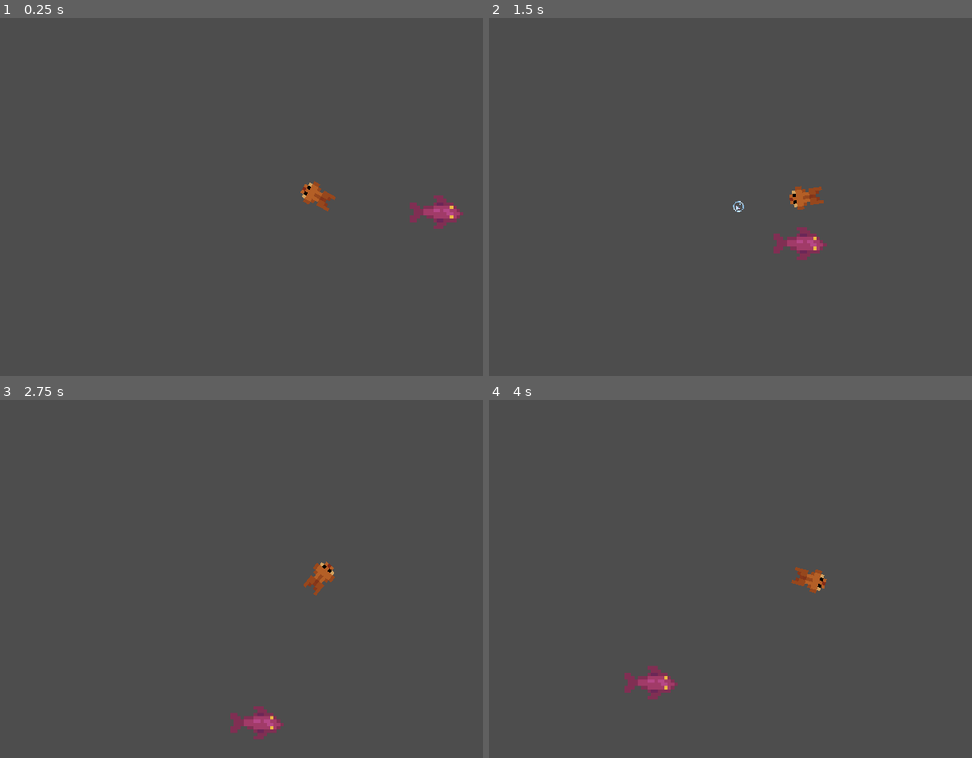
Above: before the commit, frames 1-4 (two rows, left to right).
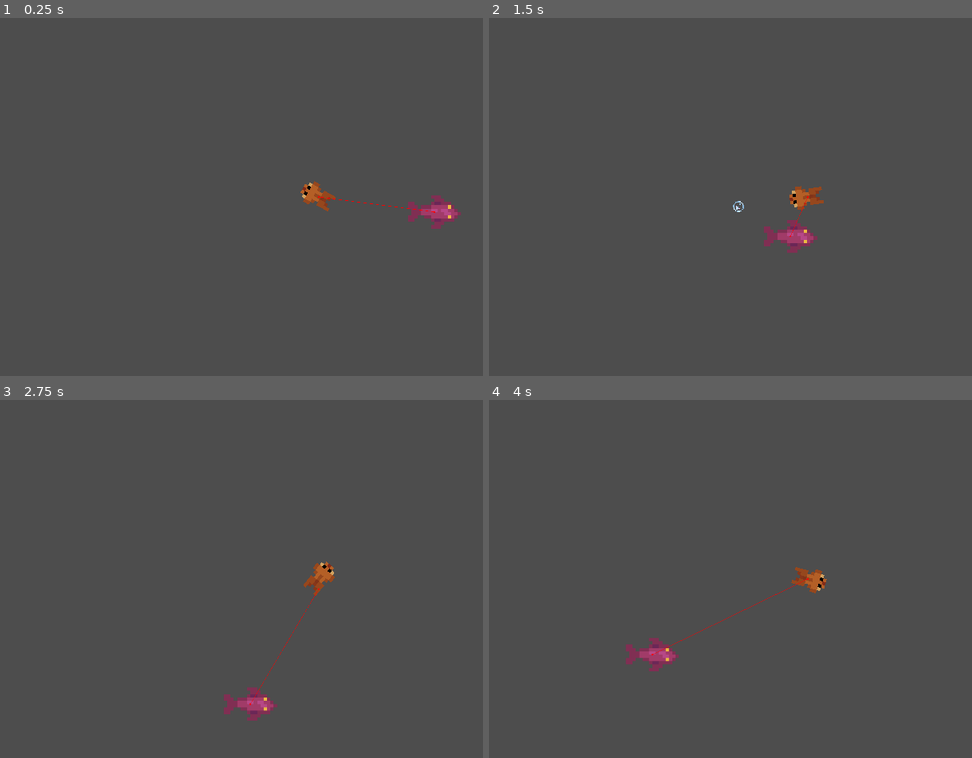
Above: after the commit, the same moments.

Repository: canaryincoalmine/Fish-Society-and-its-Bubbles
Game: Godot game, scene res://Code/Screens/Main.tscn
Two runs of this game, one before a commit and one after it. Both use one fixed random seed, a clock stepped at 60 frames per second and the inputs below.
Inputs (mouse positions are in pixels of both pictures, inside the frame that each line leads up to):
- Up to frame 1 (0.25 s): no input
- Up to frame 2 (1.5 s): move the mouse to (947, 179) at 0.52 s; tap Space (dash) at 0.6 s; move the mouse to (682, 214) at 1.27 s; click (682, 214) at 1.35 s
- Up to frame 3 (2.75 s): move the mouse to (381, 500) at 2.02 s; tap Space (dash) at 2.1 s
- Up to frame 4 (4 s): move the mouse to (773, 650) at 2.77 s; click (773, 650) at 2.85 s; move the mouse to (outside the picture) at 3.52 s; tap Space (dash) at 3.6 s

The runs differ from the first frame. In frame 1, 0.2% of the frame differs, in the area x 65-96%, y 49-59%; in frame 2, 0.7%; in frame 3, 1.0%; in frame 4, 1.1%, in the area x 28-67%, y 49-84%.

Commit message:
Updated enemy pathfinding.

Diff:
--- a/Code/Enemies/Cod/Cod.tscn
+++ b/Code/Enemies/Cod/Cod.tscn
@@ -55,6 +55,3 @@
 
 [node name="NavigationAgent2D" type="NavigationAgent2D" parent="."]
 debug_enabled = true
-
-[node name="Timer" type="Timer" parent="."]
-wait_time = 0.2
--- a/Code/Enemies/Cod/cod.gd
+++ b/Code/Enemies/Cod/cod.gd
@@ -5,18 +5,17 @@
 
 @export var target_to_chase: Node2D
 @onready var navigation_agent := $NavigationAgent2D as NavigationAgent2D
-@onready var timer := $Timer as Timer
 
 func _ready() -> void:
-	timer.start()
+	set_physics_process(false)
+	call_deferred("wait_for_physics")
+
+func wait_for_physics():
+	await get_tree().physics_frame
+	set_physics_process(true)
 
 func _physics_process(delta: float) -> void:
-	if target_to_chase and is_instance_valid(target_to_chase):
-		velocity  = global_position.direction_to(navigation_agent.get_next_path_position()) * SPEED
-		move_and_slide()
-	else:
-		print("Error, invalid target.")
+	navigation_agent.target_position = target_to_chase.global_position
 
-func _on_timer_timeout() -> void:
-	if target_to_chase and is_instance_valid(target_to_chase):
-		navigation_agent.target_position = target_to_chase.global_position
+	velocity = global_position.direction_to(navigation_agent.get_next_path_position()) * SPEED
+	move_and_slide()
--- a/Code/Screens/Level 1.tscn
+++ b/Code/Screens/Level 1.tscn
@@ -31,38 +31,41 @@
 navigation_polygon = SubResource("NavigationPolygon_eeqhf")
 navigation_layers = 3
 
-[node name="MainBackground" type="Sprite2D" parent="NavigationRegion2D"]
+[node name="StaticBody2D" type="StaticBody2D" parent="NavigationRegion2D"]
+scale = Vector2(10, 10)
+
+[node name="MainBackground" type="Sprite2D" parent="NavigationRegion2D/StaticBody2D"]
 show_behind_parent = true
-scale = Vector2(10, 10)
+scale = Vector2(1, 1)
 texture = ExtResource("2_8mxin")
 
-[node name="StaticBody2D" type="StaticBody2D" parent="NavigationRegion2D/MainBackground"]
-
-[node name="CollisionPolygon2D" type="CollisionPolygon2D" parent="NavigationRegion2D/MainBackground/StaticBody2D"]
+[node name="CollisionPolygon2D" type="CollisionPolygon2D" parent="NavigationRegion2D/StaticBody2D"]
 position = Vector2(0, 26.4)
 build_mode = 1
 polygon = PackedVector2Array(-183.4, -94.8, -170.7, -107.1, -117.262, -107.142, 80.7, -107.3, 158.3, -73, 191.7, -39.6, 192.6, 33.1, 162.2, 63, 81.4, 97.5, -175.7, 98, -183.5, 89.9)
 
-[node name="UnderwaterDeckRoom" type="Sprite2D" parent="NavigationRegion2D"]
-show_behind_parent = true
+[node name="StaticBody2D2" type="StaticBody2D" parent="NavigationRegion2D"]
 position = Vector2(191, 65)
 scale = Vector2(10, 10)
+
+[node name="UnderwaterDeckRoom" type="Sprite2D" parent="NavigationRegion2D/StaticBody2D2"]
+show_behind_parent = true
+scale = Vector2(1, 1)
 texture = ExtResource("3_bcxjj")
 
-[node name="StaticBody2D" type="StaticBody2D" parent="NavigationRegion2D/UnderwaterDeckRoom"]
-
-[node name="CollisionPolygon2D" type="CollisionPolygon2D" parent="NavigationRegion2D/UnderwaterDeckRoom/StaticBody2D"]
+[node name="CollisionPolygon2D" type="CollisionPolygon2D" parent="NavigationRegion2D/StaticBody2D2"]
 polygon = PackedVector2Array(-60.6, 38.5, -57.2, 38.5, 51.8, 38.8, 59.7, 38.6, 59.8, -32.8, -60.7, -34.2)
 
-[node name="UnderwaterStairs" type="Sprite2D" parent="NavigationRegion2D"]
-show_behind_parent = true
+[node name="StaticBody2D3" type="StaticBody2D" parent="NavigationRegion2D"]
 position = Vector2(1467, 177)
 scale = Vector2(10, 10)
+
+[node name="UnderwaterStairs" type="Sprite2D" parent="NavigationRegion2D/StaticBody2D3"]
+show_behind_parent = true
+scale = Vector2(1, 1)
 texture = ExtResource("4_e5a6p")
 
-[node name="StaticBody2D" type="StaticBody2D" parent="NavigationRegion2D/UnderwaterStairs"]
-
-[node name="CollisionPolygon2D" type="CollisionPolygon2D" parent="NavigationRegion2D/UnderwaterStairs/StaticBody2D"]
+[node name="CollisionPolygon2D" type="CollisionPolygon2D" parent="NavigationRegion2D/StaticBody2D3"]
 polygon = PackedVector2Array(-19.5, 15.9, 18.9, 16.2, 18.8, -13.2, -19.7, -13.3, -19.5, -11, 12.3, 5.4, 14.4, 11.7, -19.5, 11.7)
 
 [node name="UnderwaterStairsTopLayer" type="Sprite2D" parent="NavigationRegion2D"]
